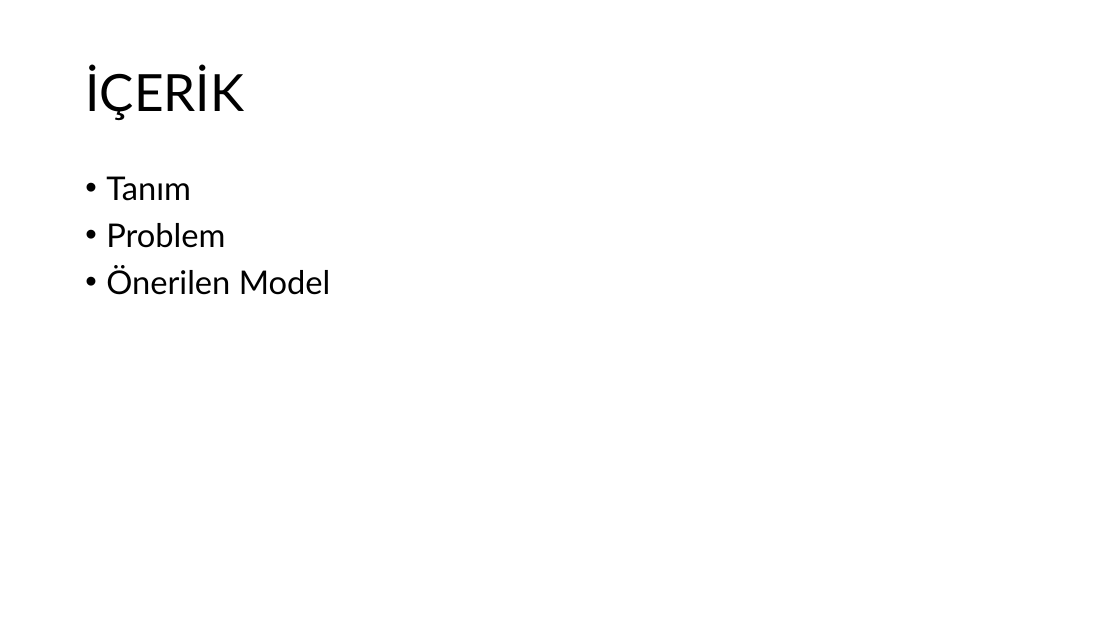
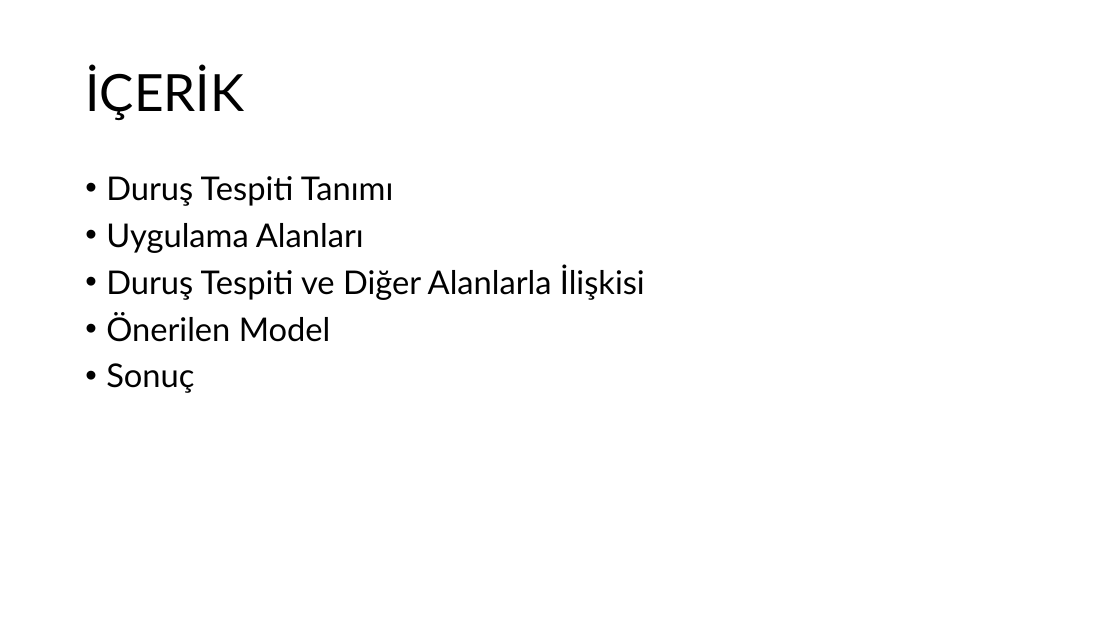
Before and after one commit to okanakvec/stance, a slide deck: slide 2 of ibrahim okan akvec seminer sunum.pptx. Drawn at 1120x630 pixels with LibreOffice and Linux fonts; fonts in the diff are those of the drawing. Boxes give left, top, right and bottom in pixels: in the first picture for what was removed or moved away, otherwise in the second. Text is boxed around its words. In the diff, an @@ line names an element or a change of style, - is before the commit and + after.

```diff
--- a/ibrahim okan akvec seminer sunum.pptx
+++ b/ibrahim okan akvec seminer sunum.pptx
@@ text at <box>106,176,645,300</box>: text changed @@
-• Tanım
-• Problem
+• Duruş Tespiti Tanımı
+• Uygulama Alanları
+• Duruş Tespiti ve Diğer Alanlarla İlişkisi
@@ text at <box>106,363,194,393</box>: paragraph added @@
+• Sonuç
```
Also in this commit, not shown: 2 other slides changed, 5 slides added, 5 slides removed, 2 other files.
